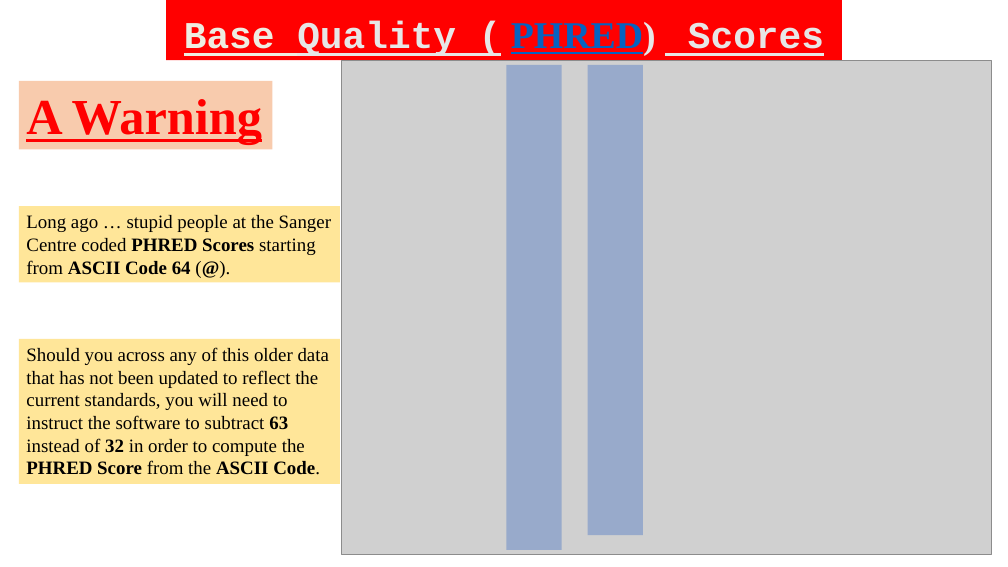
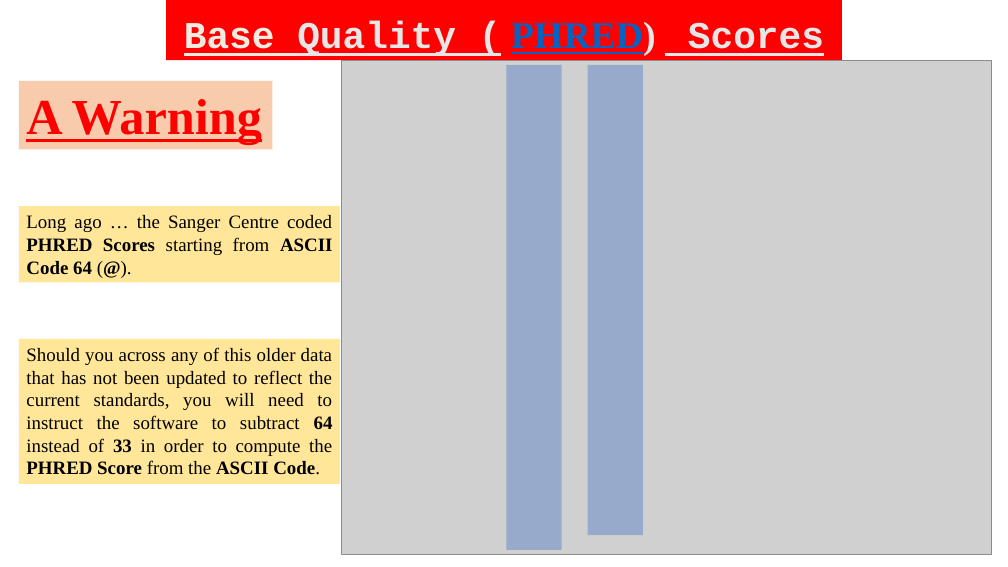
Before and after one commit to BioinformaticsTraining/Introduction-to-Bioinformatics, a slide deck: slide 16 of Flip Presentations/NGS_Intro/00-FASTA_FASTQ_PHRED_ASCII/00-FASTQ_PHRED_ASCII.pptx. Drawn at 1008x567 pixels with LibreOffice and Linux fonts; fonts in the diff are those of the drawing; grey boxes stand for pictures. Boxes give left, top, right and bottom in pixels: in the first picture for what was removed or moved away, otherwise in the second. Text is boxed around its words. In the diff, an @@ line names an element or a change of style, - is before the commit and + after.

Commit message:
Corrections to fastq ppt plus removal of "stupid"
 Changes to be committed:
	modified:   Flip Presentations/NGS_Intro/00-FASTA_FASTQ_PHRED_ASCII/00-FASTQ_PHRED_ASCII.pptx

```diff
--- a/Flip Presentations/NGS_Intro/00-FASTA_FASTQ_PHRED_ASCII/00-FASTQ_PHRED_ASCII.pptx
+++ b/Flip Presentations/NGS_Intro/00-FASTA_FASTQ_PHRED_ASCII/00-FASTQ_PHRED_ASCII.pptx
@@ text in rectangle at [26, 215, 332, 275]: text changed @@
-Long ago … stupid people at the Sanger Centre coded PHRED Scores starting from ASCII Code 64 (@).
+Long ago … the Sanger Centre coded PHRED Scores starting from ASCII Code 64 (@).
@@ text in rectangle at [26, 347, 333, 475]: text changed @@
-Should you across any of this older data that has not been updated to reflect the current standards, you will need to instruct the software to subtract 63 instead of 32 in order to compute the PHRED Score from the ASCII Code.
+Should you across any of this older data that has not been updated to reflect the current standards, you will need to instruct the software to subtract 64 instead of 33 in order to compute the PHRED Score from the ASCII Code.
```
Also in this commit, not shown: 3 other slides changed.
